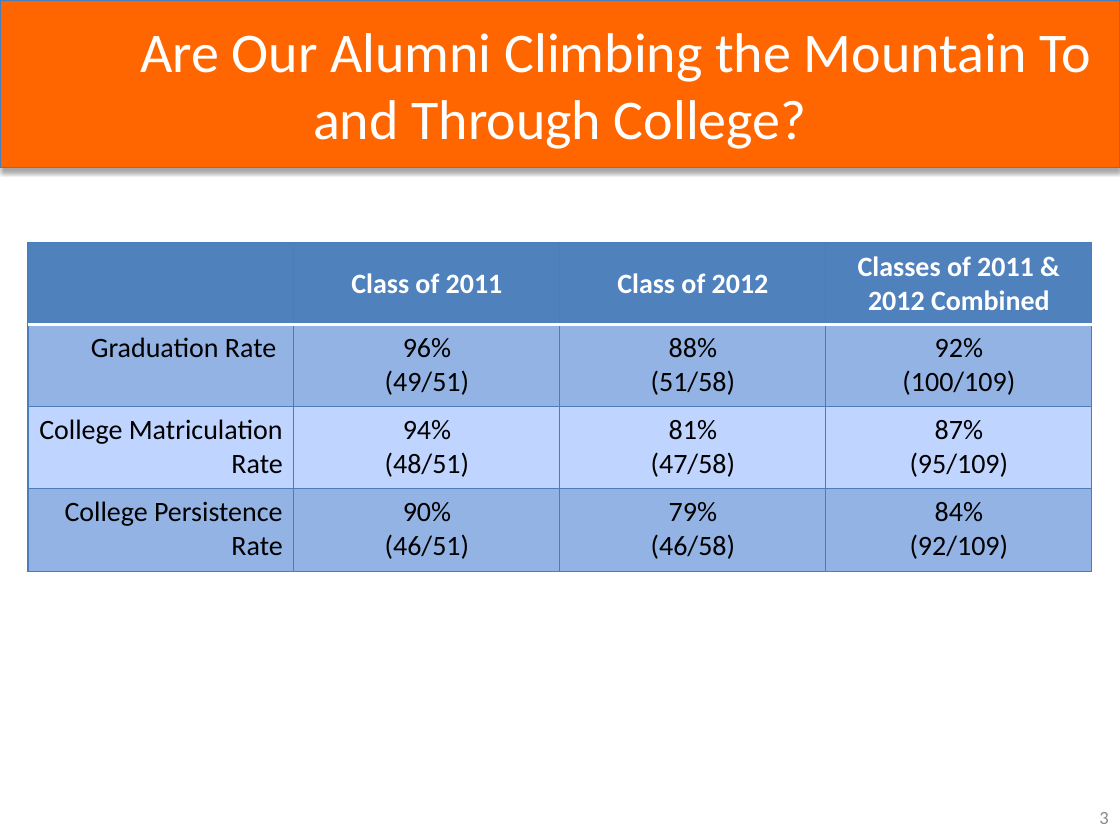
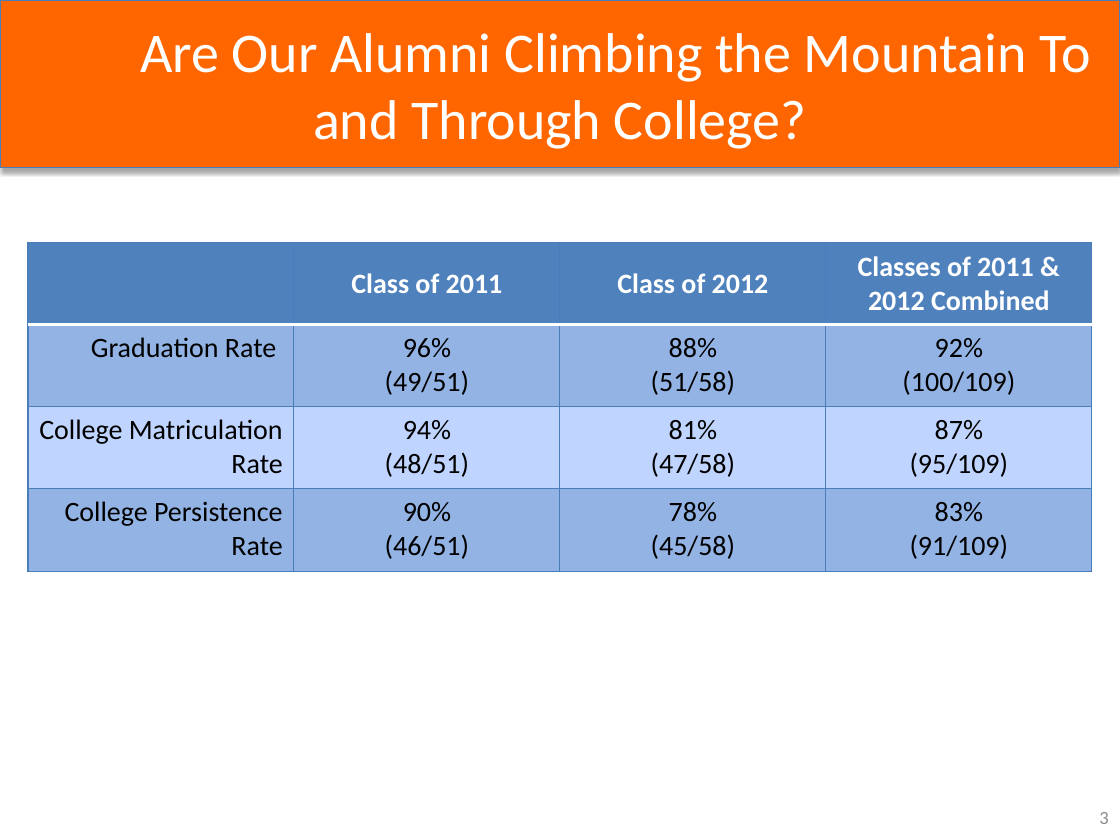
Before and after one commit to kippchicago/Data_Analysis, a slide deck: slide 4 of Dashboards/KIPP Chicago Dashboard Charts 121115.pptx. Drawn at 1120x840 pixels with LibreOffice and Linux fonts; fonts in the diff are those of the drawing. Boxes give left, top, right and bottom in pixels: in the first picture for what was removed or moved away, otherwise in the second. Text is boxed around its words. In the diff, an @@ line names an element or a change of style, - is before the commit and + after.

```diff
--- a/Dashboards/KIPP Chicago Dashboard Charts 121115.pptx
+++ b/Dashboards/KIPP Chicago Dashboard Charts 121115.pptx
@@ table at (x1=28, y1=243, x2=1094, y2=571) @@
-row 4, column 3: 79% / (46/58)
+row 4, column 3: 78% / (45/58)
-row 4, column 4: 84% / (92/109)
+row 4, column 4: 83% / (91/109)
```
Also in this commit, not shown: 11 other files.
